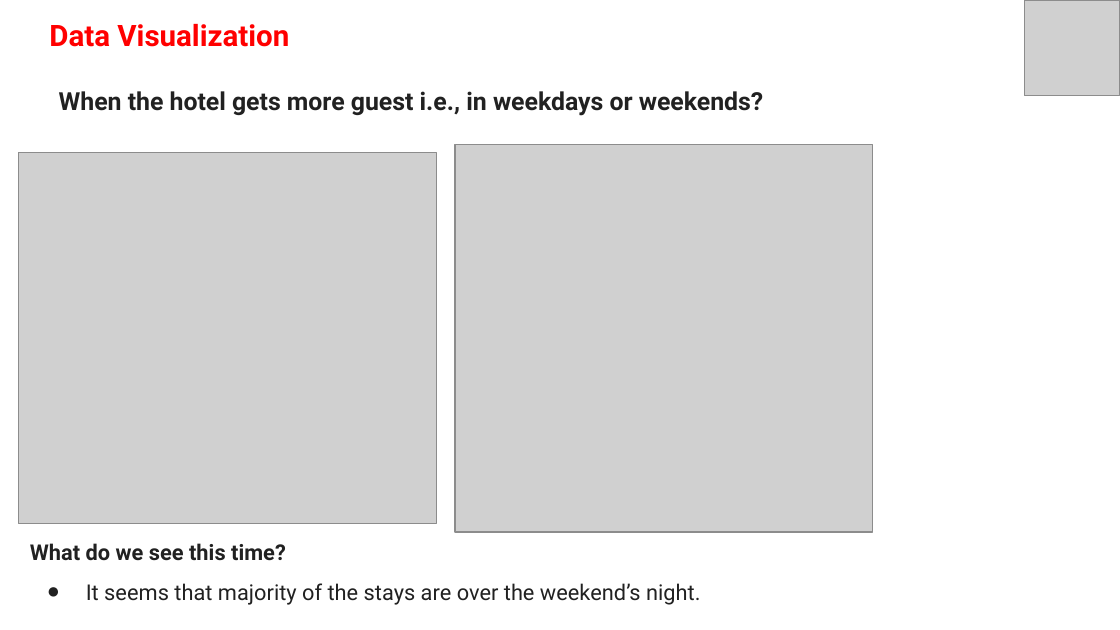
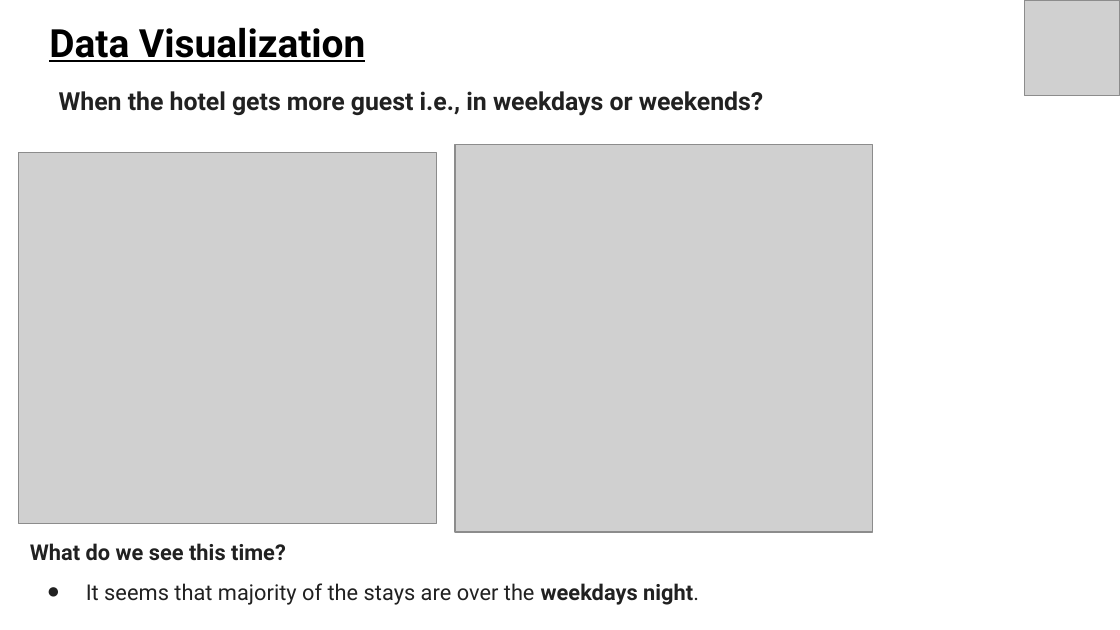
Before and after one commit to mayank021296/Hotel-Booking-Capstone-EDA-PRoject, a slide deck: slide 18 of Hotel Booking.pptx (slide 19 before the commit). Drawn at 1120x630 pixels with LibreOffice and Linux fonts; fonts in the diff are those of the drawing; grey boxes stand for pictures. Boxes give left, top, right and bottom in pixels: in the first picture for what was removed or moved away, otherwise in the second. Text is boxed around its words. In the diff, an @@ line names an element or a change of style, - is before the commit and + after.

```diff
--- a/Hotel Booking.pptx
+++ b/Hotel Booking.pptx
@@ title "Data Visualization" at <box>49,27,366,62</box>: size 19 to 25 pt, text colour #FF0000 to #000000, underline on @@
@@ text at <box>86,583,699,605</box>: text changed @@
-● It seems that majority of the stays are over the weekend’s night.
+● It seems that majority of the stays are over the weekdays night.
```
Also in this commit, not shown: 26 other slides changed, 4 slides added, 3 slides removed.
